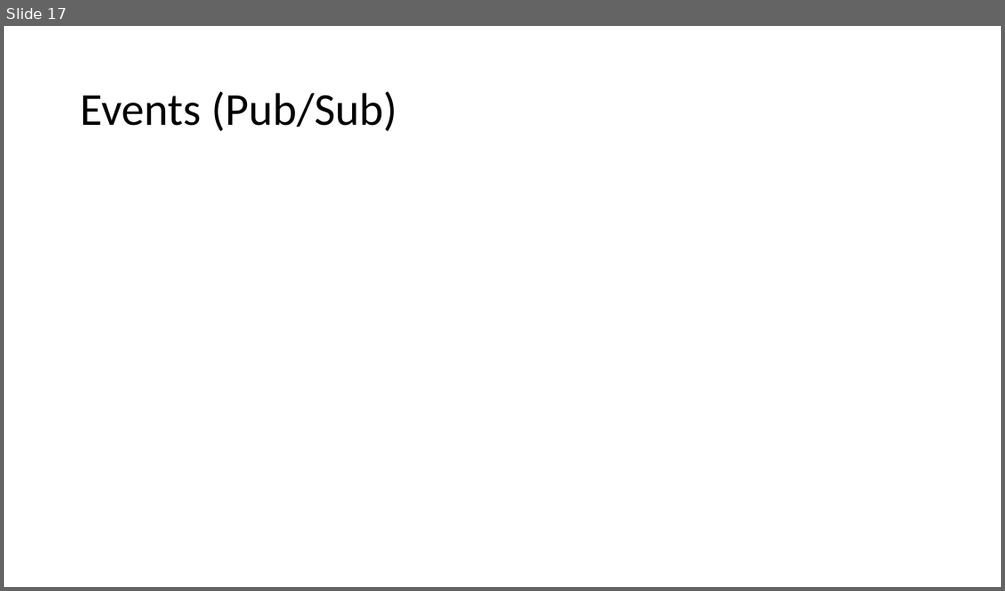
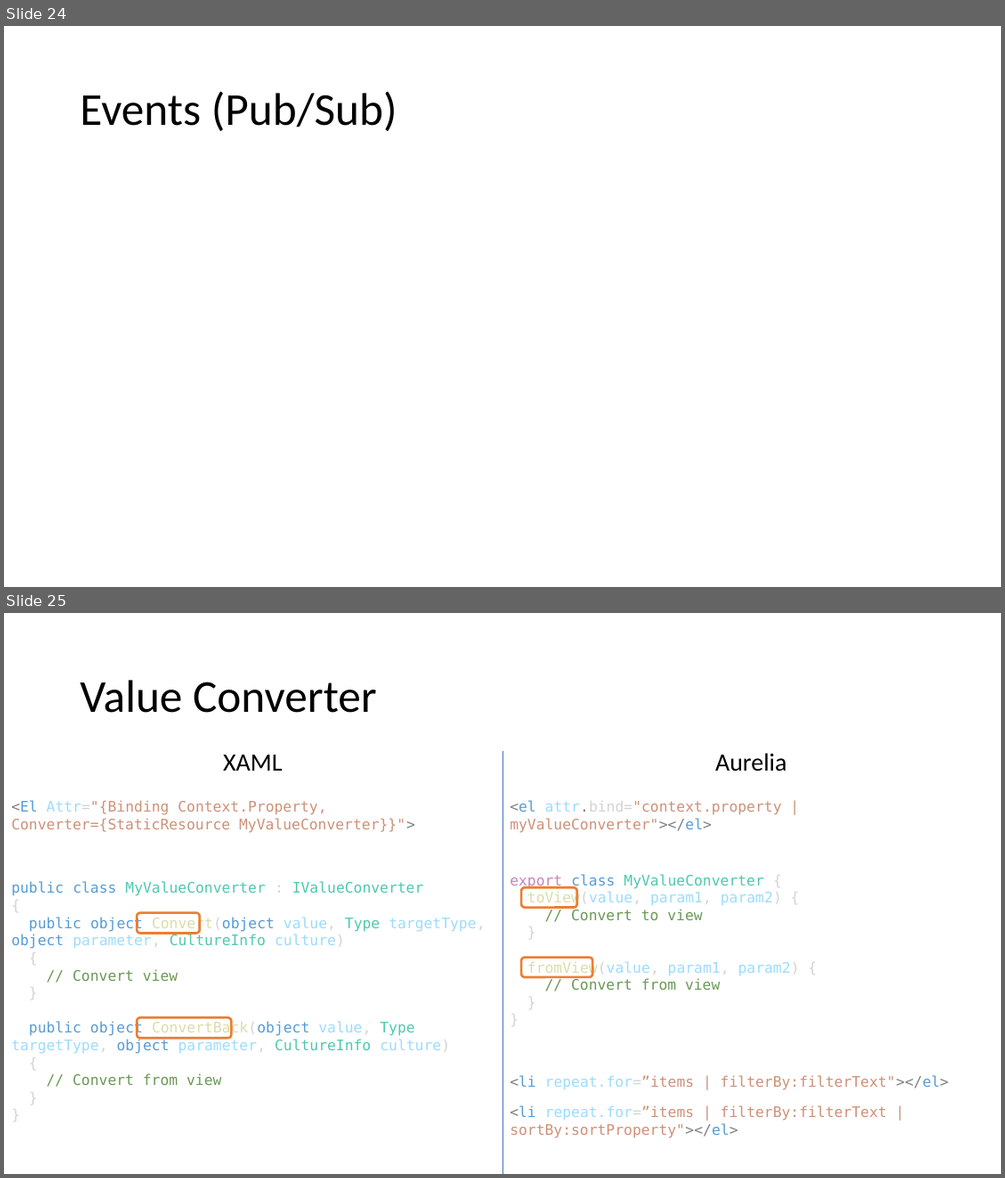
Before and after one commit to vuorinem/ADNUGTalk, a slide deck: Aurelia.pptm. Shown one above the other, each under a label of ours: slide 17 before the commit, slides 24 and 25 after it. The pictures are 1005x591 and 1005x1178 pixels, drawn with LibreOffice and Linux fonts; fonts in the diff are those of the drawing. Boxes give left, top, right and bottom in pixels: in the first picture for what was removed or moved away, otherwise in the second. Text is boxed around its words. In the diff, an @@ line names an element or a change of style, - is before the commit and + after.

```diff
--- a/Aurelia.pptm
+++ b/Aurelia.pptm
@@ slide 25 added at bbox=[4, 613, 1001, 1174], background #FFFFFF @@
@@ title added at bbox=[80, 680, 377, 713], 44 pt, text #000000 @@
+Value Converter
@@ text added at bbox=[223, 755, 282, 771], 24 pt, text #000000 @@
+XAML
@@ line added from (502, 751) to (502, 1174), #4472C4 0.5 pt @@
@@ text added at bbox=[715, 753, 786, 771], 24 pt, text #000000 @@
+Aurelia
@@ text added at bbox=[11, 800, 415, 833], 14 pt, text #CE9178 @@
+<El Attr="{Binding Context.Property, Converter={StaticResource MyValueConverter}}">
@@ text added at bbox=[510, 800, 782, 833], 14 pt, text #CE9178 @@
+<el attr.bind="context.property | myValueConverter"></el>
@@ text added at bbox=[510, 874, 800, 989], 14 pt, text #9CDCFE @@
+export class MyValueConverter {
+toView(value, param1, param2) {
+// Convert to view
+}
+fromView(value, param1, param2) {
+// Convert from view
+}
+}
@@ text added at bbox=[11, 881, 485, 1085], 14 pt, text #9CDCFE @@
+public class MyValueConverter : IValueConverter
+{
+public object Convert(object value, Type targetType, object parameter, CultureInfo culture)
+{
+// Convert view
+}
+public object ConvertBack(object value, Type targetType, object parameter, CultureInfo culture)
+{
+// Convert from view
+}
+}
@@ rounded rectangle added at bbox=[521, 887, 577, 908], outline #ED7D31 2.25 pt @@
@@ rounded rectangle added at bbox=[138, 913, 200, 933], outline #ED7D31 2.25 pt @@
@@ rounded rectangle added at bbox=[521, 957, 592, 977], outline #ED7D31 2.25 pt @@
@@ rounded rectangle added at bbox=[138, 1018, 231, 1038], outline #ED7D31 2.25 pt @@
@@ text added at bbox=[510, 1075, 949, 1090], 14 pt, text #CE9178 @@
+<li repeat.for=”items | filterBy:filterText"></el>
@@ text added at bbox=[510, 1105, 887, 1138], 14 pt, text #CE9178 @@
+<li repeat.for=”items | filterBy:filterText | sortBy:sortProperty"></el>
@@ what was slide 17 is now slide 24 @@
```
Also in this commit, not shown: 3 slides changed, 12 other slides added, 1 slide removed.
